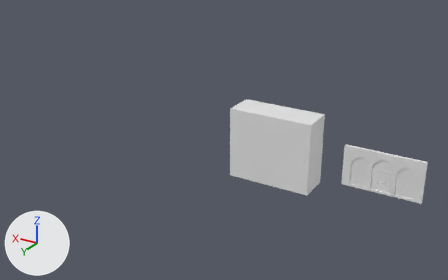
Before and after pictures for a commit that changed the Blender file art_src/kit/kit_scriptorium.blend.
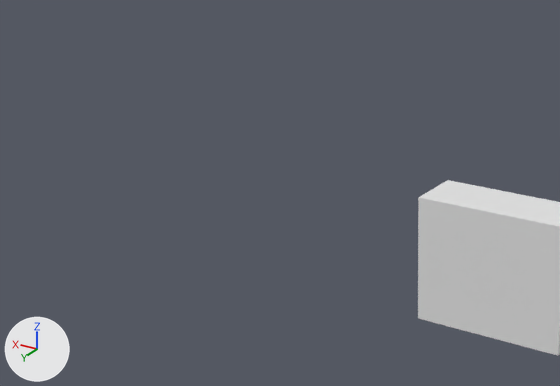
There are two pictures of each version: one whole from a 50 mm lens placed at (-15.9, -178.4, 43.2), pointed at (32.7, -259.5, 2.7), one close up on the part from 0% to 69% of the width and 0% to 76% of the height. Arrows for +X, +Y and +Z are at lower left; the lights stay in place. The last two pictures show the newer version. Objects named as collision shapes, trigger or cutter boxes, shadow casters or lower levels of detail are left out.

Before the edit, the objects in view are built like this:
```python
me_sc_moss_garden__rock = bpy.data.meshes.new('sc_moss_garden__rock')
me_sc_moss_garden__rock.from_pydata(...)  # 48 vertices, 36 faces; spans x -0.6..12.6, y 0.5..5.5, z -0.6..10.6
me_sc_moss_garden__rock.materials.append(mat_cave_rock)  # white #e7e7e7
ob_sc_moss_garden__rock = bpy.data.objects.new('sc_moss_garden__rock', me_sc_moss_garden__rock)
ob_sc_moss_garden__rock.parent = ob_m_sc_moss_garden
ob_sc_moss_garden__rock.location = (0.0, 0.0, 0.0)
```
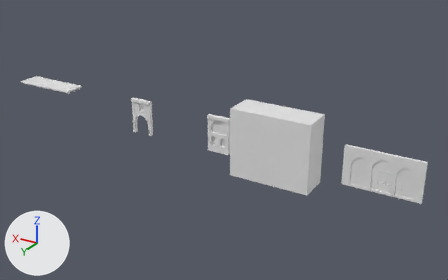
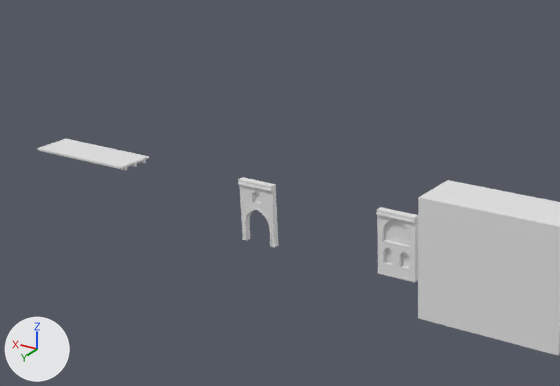
Diff of the bpy script that builds the scene:
```diff
--- a/art_src/kit/kit_scriptorium.blend.py
+++ b/art_src/kit/kit_scriptorium.blend.py
@@ ob_sc_ceiling_12m__beams @@
+ob_sc_ceiling_12m__beams = bpy.data.objects.new('sc_ceiling_12m__beams', me_sc_ceiling_12m__beams)  # a box spanning x 0.0..12.0, y 0.54..0.8, z 6.1..6.4; a box spanning x 0.0..12.0, y 1.87..2.13, z 6.1..6.4; a box spanning x 0.0..12.0, y 3.2..3.46, z 6.1..6.4; in mat_wood (white #e7e7e7)
+ob_sc_ceiling_12m__beams.parent = ob_m_sc_ceiling_12m
+ob_sc_ceiling_12m__beams.location = (0.0, 0.0, 0.0)
@@ ob_m_sc_ceiling_12m @@
+ob_m_sc_ceiling_12m = bpy.data.objects.new('M_sc_ceiling_12m', None)
+ob_m_sc_ceiling_12m.location = (64.0, -260.0, 0.0)
@@ ob_sc_ceiling_12m__planks @@
+ob_sc_ceiling_12m__planks = bpy.data.objects.new('sc_ceiling_12m__planks', me_sc_ceiling_12m__planks)  # a box spanning x 0.0..12.0, y 0.0..4.0, z 6.4..6.6; in mat_persian_wood (white #e7e7e7)
+ob_sc_ceiling_12m__planks.parent = ob_m_sc_ceiling_12m
+ob_sc_ceiling_12m__planks.location = (0.0, 0.0, 0.0)
@@ ob_sc_door_wall_4m__cornice @@
+ob_sc_door_wall_4m__cornice = bpy.data.objects.new('sc_door_wall_4m__cornice', me_sc_door_wall_4m__cornice)  # a box spanning x 0.0..4.0, y 0.3..0.42, z 6.0..6.4; a box spanning x 0.0..4.0, y 0.3..0.5, z 5.92..6.06; in mat_persian_wood (white #e7e7e7)
+ob_sc_door_wall_4m__cornice.parent = ob_m_sc_door_wall_4m
+ob_sc_door_wall_4m__cornice.location = (0.0, 0.0, 0.0)
@@ ob_m_sc_door_wall_4m @@
+ob_m_sc_door_wall_4m = bpy.data.objects.new('M_sc_door_wall_4m', None)
+ob_m_sc_door_wall_4m.location = (48.0, -260.0, 0.0)
@@ ob_sc_door_wall_4m__frame @@
+ob_sc_door_wall_4m__frame = bpy.data.objects.new('sc_door_wall_4m__frame', me_sc_door_wall_4m__frame)  # 108 vertices, 106 faces; spans x 0.36..3.64, y 0.28..0.36, z 0.0..3.78; in mat_persian_wood (white #e7e7e7)
+ob_sc_door_wall_4m__frame.parent = ob_m_sc_door_wall_4m
+ob_sc_door_wall_4m__frame.location = (0.0, 0.0, 0.0)
@@ ob_sc_door_wall_4m__body_col @@
+ob_sc_door_wall_4m__body_col = bpy.data.objects.new('sc_door_wall_4m__body-col', me_sc_door_wall_4m__body_col_002)  # 110 vertices, 58 faces; spans x 0.0..4.0, y -0.3..0.3, z 0.0..6.4; in mat_persian_plaster_lime (white #e7e7e7), mat_persian_plaster (white #e7e7e7)
+ob_sc_door_wall_4m__body_col.parent = ob_m_sc_door_wall_4m
+ob_sc_door_wall_4m__body_col.location = (0.0, 0.0, 0.0)
@@ ob_sc_niche_wall_4m__skirting @@
+ob_sc_niche_wall_4m__skirting = bpy.data.objects.new('sc_niche_wall_4m__skirting', me_sc_niche_wall_4m__skirting)  # a box spanning x 0.0..4.0, y 0.3..0.34, z 0.0..0.18; in mat_persian_wood (white #e7e7e7)
+ob_sc_niche_wall_4m__skirting.parent = ob_m_sc_niche_wall_4m
+ob_sc_niche_wall_4m__skirting.location = (0.0, 0.0, 0.0)
@@ ob_m_sc_niche_wall_4m @@
+ob_m_sc_niche_wall_4m = bpy.data.objects.new('M_sc_niche_wall_4m', None)
+ob_m_sc_niche_wall_4m.location = (32.0, -260.0, 0.0)
@@ ob_sc_niche_wall_4m__cornice @@
+ob_sc_niche_wall_4m__cornice = bpy.data.objects.new('sc_niche_wall_4m__cornice', me_sc_door_wall_4m__cornice.copy())
+ob_sc_niche_wall_4m__cornice.parent = ob_m_sc_niche_wall_4m
+ob_sc_niche_wall_4m__cornice.location = (0.0, 0.0, 0.0)
@@ ob_sc_niche_wall_4m__body_col @@
+ob_sc_niche_wall_4m__body_col = bpy.data.objects.new('sc_niche_wall_4m__body-col', me_sc_niche_wall_4m__body_col_001)  # 148 vertices, 81 faces; spans x 0.0..4.0, y -0.3..0.3, z 0.0..6.4; in mat_persian_plaster_lime (white #e7e7e7), mat_persian_plaster (white #e7e7e7)
+ob_sc_niche_wall_4m__body_col.parent = ob_m_sc_niche_wall_4m
+ob_sc_niche_wall_4m__body_col.location = (0.0, 0.0, 0.0)
```

What differs and where, as boxes [x1, y1, x2, y2] in the close-ups (560 x 386 px):
'sc_niche_wall_4m__body-col', added
    after: [377, 207, 418, 282]
    faces in mat_persian_plaster_lime (white #e7e7e7): [377, 207, 418, 282]
    faces in mat_persian_plaster (white #e7e7e7): [382, 220, 410, 269]
'sc_ceiling_12m__planks', added
    after: [37, 139, 149, 169]
'sc_door_wall_4m__body-col', added
    after: [239, 177, 279, 247]
    faces in mat_persian_plaster_lime (white #e7e7e7): [239, 177, 279, 247]
'sc_niche_wall_4m__cornice', added
    after: [376, 209, 415, 223]
'sc_door_wall_4m__cornice', added
    after: [238, 179, 272, 191]
'sc_door_wall_4m__frame', added
    after: [244, 208, 272, 247]
'sc_niche_wall_4m__skirting', added
    after: [378, 272, 415, 282]
'sc_ceiling_12m__beams', added
    after: [42, 151, 146, 170]
